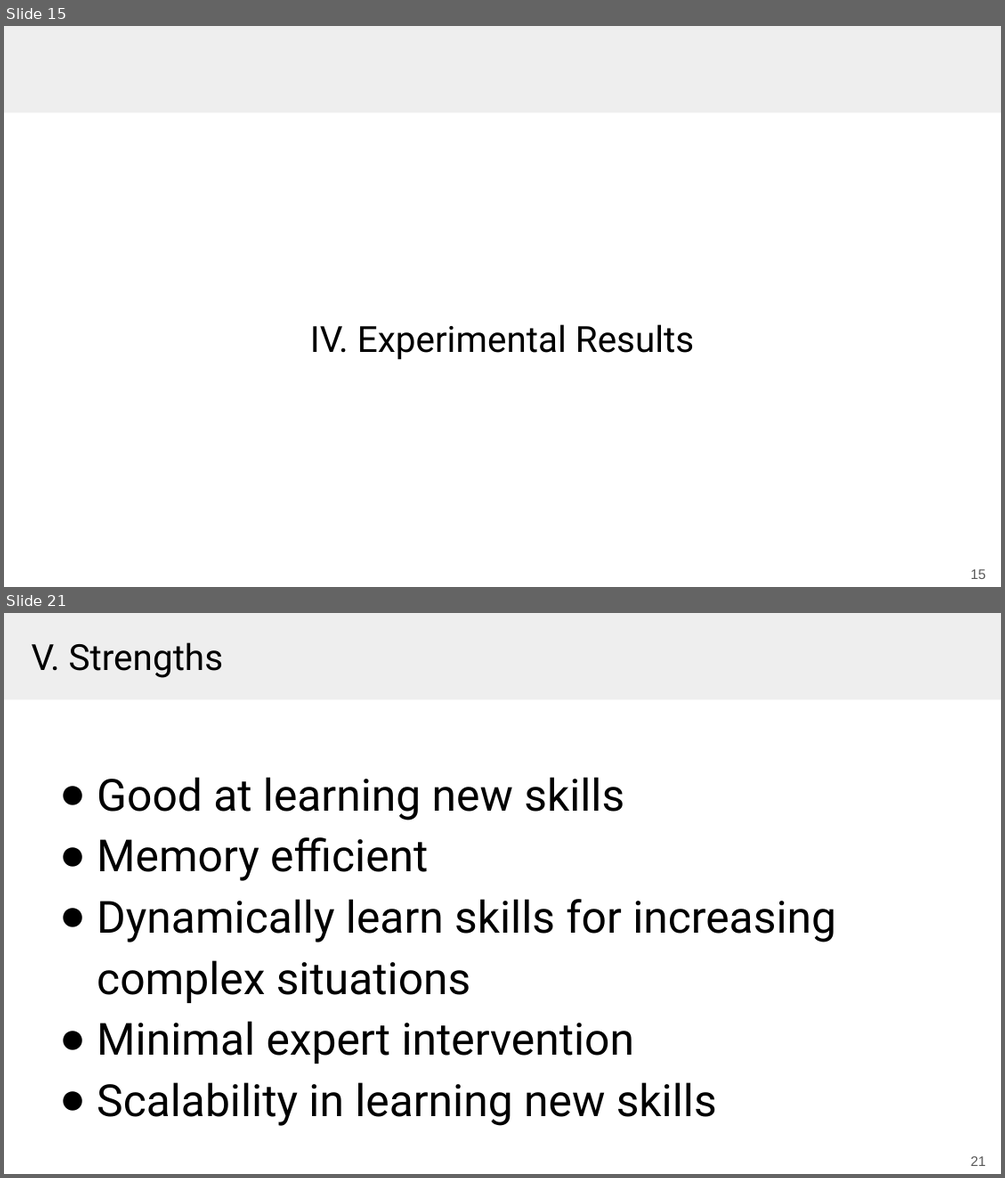
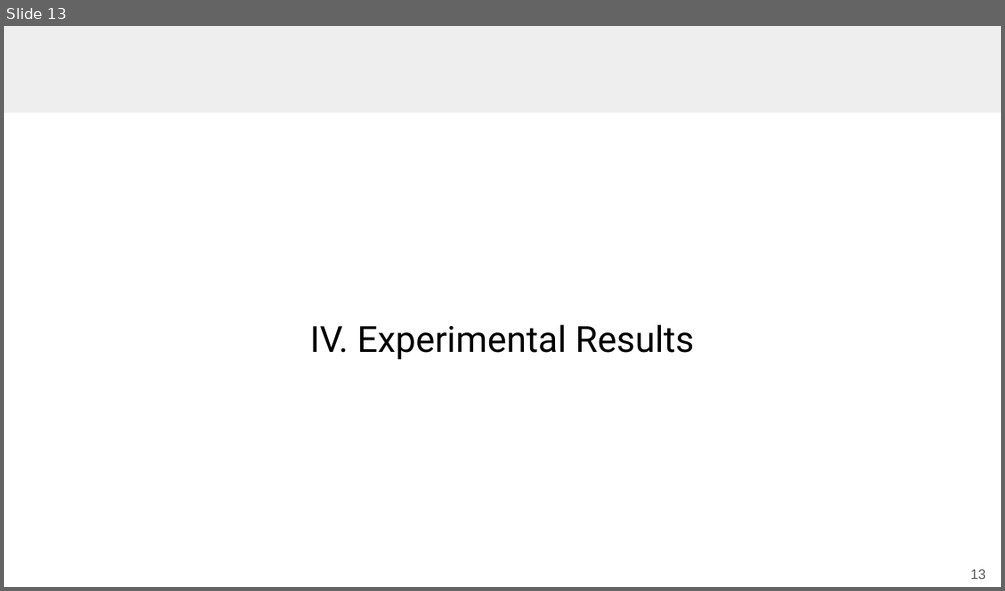
Before and after one commit to Tazering/UVA-CS, a slide deck: CS-6501_Kuo/paper presentation/lifelong_robot_presentation.pptx. Shown one above the other, each under a label of ours: slides 15 and 21 before the commit, slide 13 after it; the slides between them are not shown. The pictures are 1005x1178 and 1005x591 pixels, drawn with LibreOffice and Linux fonts; fonts in the diff are those of the drawing. Boxes give left, top, right and bottom in pixels: in the first picture for what was removed or moved away, otherwise in the second. Text is boxed around its words. In the diff, an @@ line names an element or a change of style, - is before the commit and + after.

```diff
--- a/CS-6501_Kuo/paper presentation/lifelong_robot_presentation.pptx
+++ b/CS-6501_Kuo/paper presentation/lifelong_robot_presentation.pptx
@@ slide 21 removed at box(4, 613, 1001, 1174), background #FFFFFF; not listed: 1 template element that a slide beside it also shows @@
@@ title removed at box(32, 642, 223, 678) @@
-V. Strengths
@@ text removed at box(97, 777, 836, 1126) @@
-● Good at learning new skills
-● Memory efficient
-● Dynamically learn skills for increasing complex situations
-● Minimal expert intervention
-● Scalability in learning new skills
@@ page number removed at box(936, 1151, 995, 1170) @@
-21
@@ page number removed at box(971, 1156, 986, 1166) @@
-21
@@ what was slide 15 is now slide 13 @@
@@ page number at box(936, 564, 995, 583): text changed @@
-15
+13
@@ page number at box(971, 569, 986, 579): text changed @@
-15
+13
```
Also in this commit, not shown: 12 slides changed, 3 slides added, 5 other slides removed, 2 other files.
